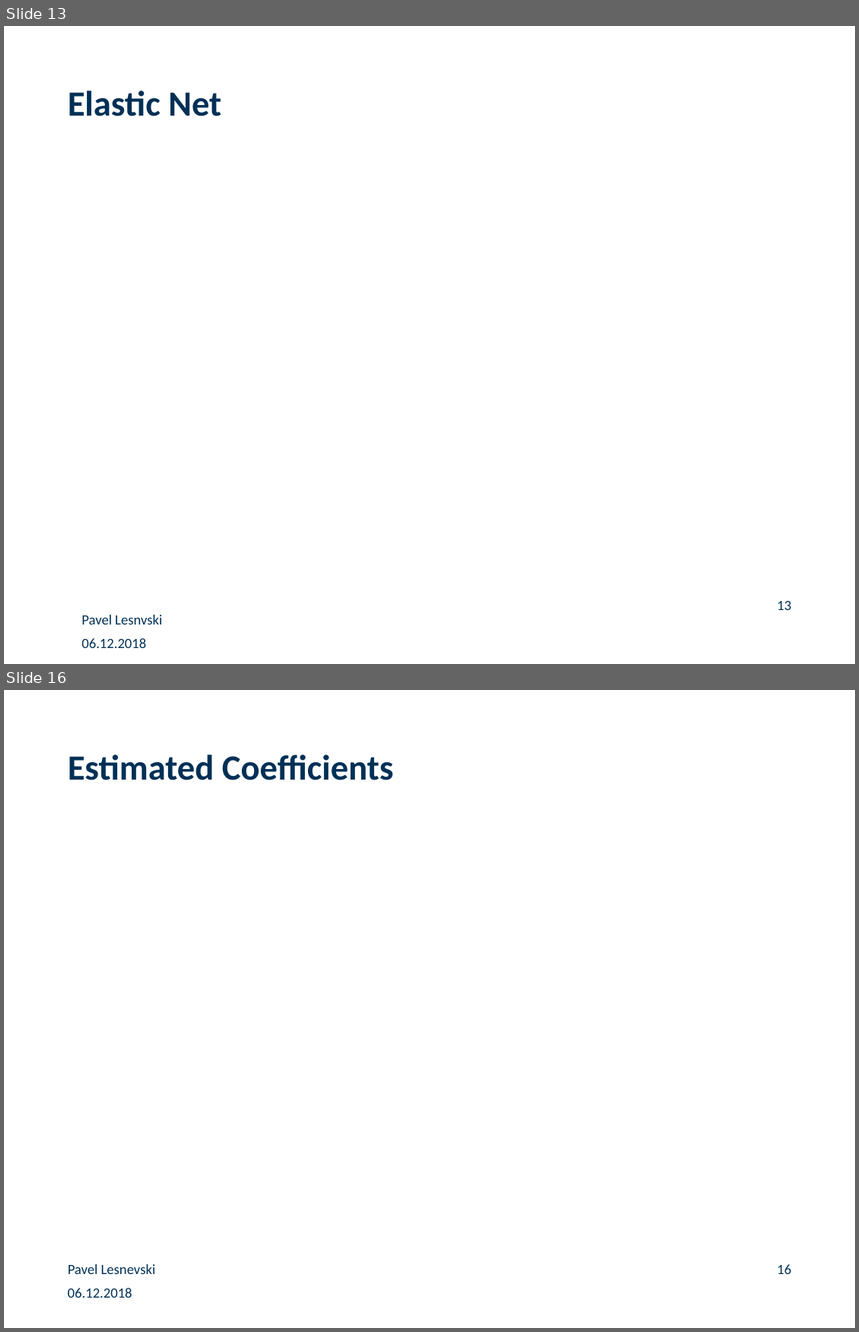
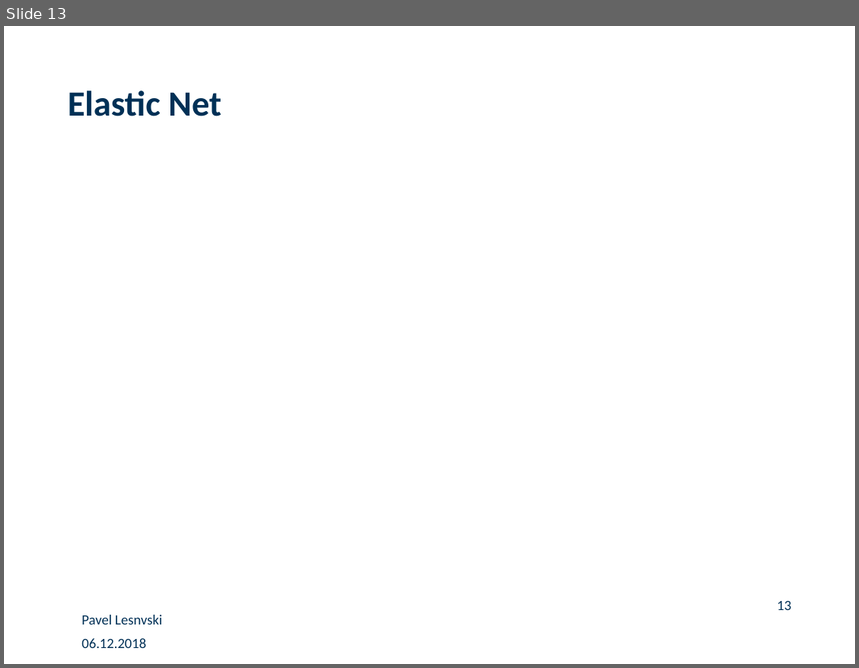
Before and after one commit to paveles/Machine_Learning_and_Equity_Index_Returns, a slide deck: _presentation/MachineLearning_StockMarketReturns.pptx. Shown one above the other, each under a label of ours: slides 13 and 16 before the commit, slide 13 after it; the slides between them are not shown. The pictures are 859x1332 and 859x668 pixels, drawn with LibreOffice and Linux fonts; fonts in the diff are those of the drawing; grey boxes stand for pictures; background and template pictures are left out. Boxes give left, top, right and bottom in pixels: in the first picture for what was removed or moved away, otherwise in the second. Text is boxed around its words. In the diff, an @@ line names an element or a change of style, - is before the commit and + after.

```diff
--- a/_presentation/MachineLearning_StockMarketReturns.pptx
+++ b/_presentation/MachineLearning_StockMarketReturns.pptx
@@ slide 16 removed at (4,690,855,1328), background #FFFFFF @@
@@ title removed at (68,755,394,780) @@
-Estimated Coefficients
@@ text removed at (68,1265,156,1274) @@
-Pavel Lesnevski
@@ page number removed at (777,1265,791,1274) @@
-16
@@ text removed at (68,1288,132,1298) @@
-06.12.2018
```
Also in this commit, not shown: 11 slides changed, 3 slides added, 14 other files.
